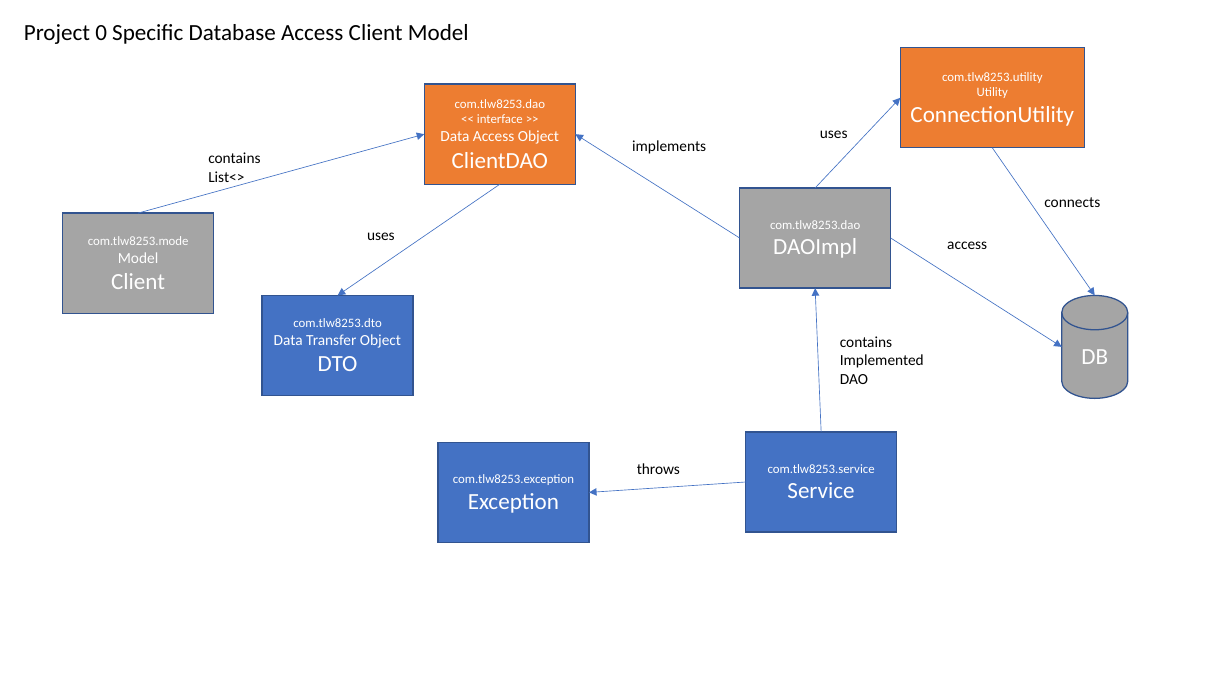
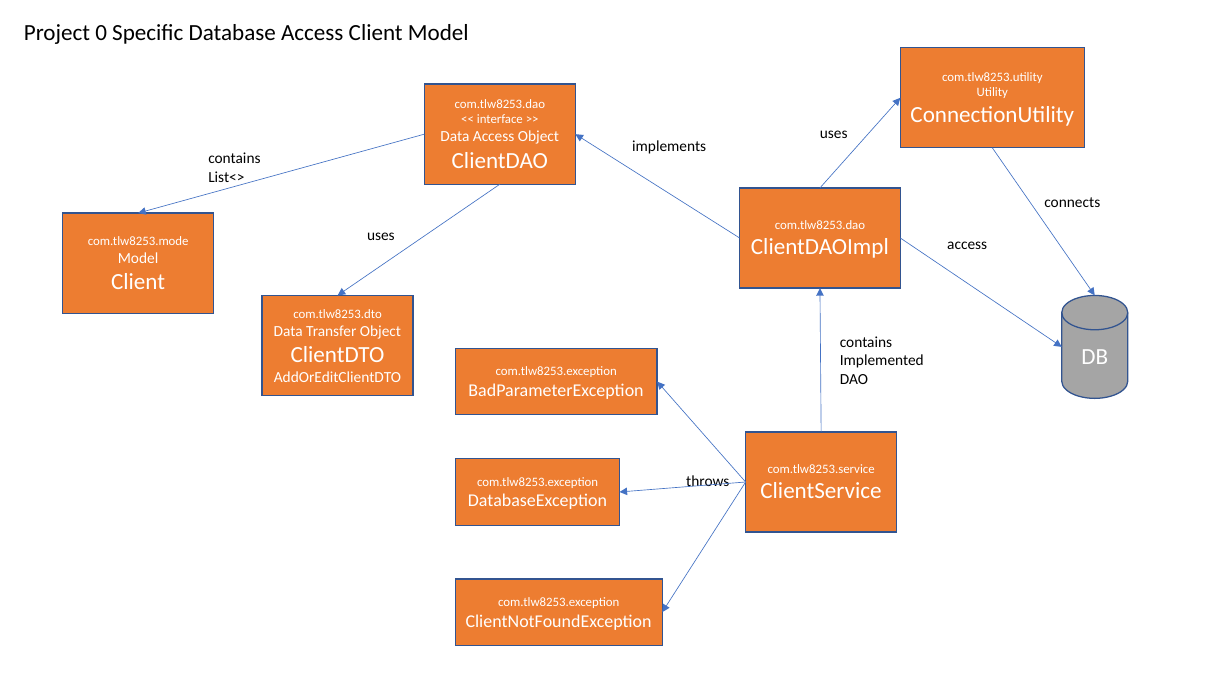
Before and after one commit to tlw8253/Project-0, a slide deck: slide 3 of docs/Project 0.pptx. Drawn at 1232x693 pixels with LibreOffice and Linux fonts; fonts in the diff are those of the drawing. Boxes give left, top, right and bottom in pixels: in the first picture for what was removed or moved away, otherwise in the second. Text is boxed around its words. In the diff, an @@ line names an element or a change of style, - is before the commit and + after.

Commit message:
20210801 updates to project files, client arch complete.

```diff
--- a/docs/Project 0.pptx
+++ b/docs/Project 0.pptx
@@ arrow moved from (815, 188) - (900, 98) to (820, 188) - (900, 98) @@
@@ arrow moved from (139, 213) - (424, 134) to (424, 134) - (139, 213) @@
@@ rectangle "com.tlw8253.dao" at (739,188,900,287): fill #A5A5A5 to #ED7D31 @@
@@ rectangle "com.tlw8253.dao": place and size @@
-rectangle "com.tlw8253.dao" at (739,188,890,287)
+rectangle "com.tlw8253.dao" at (739,188,900,287)
@@ rectangle "com.tlw8253.mode" at (63,213,213,313): fill #A5A5A5 to #ED7D31 @@
@@ text in rectangle at (751,238,889,258): text changed @@
-DAOImpl
+ClientDAOImpl
@@ arrow moved from (891, 238) - (1062, 347) to (900, 238) - (1062, 347) @@
@@ arrow moved from (822, 432) - (815, 288) to (822, 432) - (820, 288) @@
@@ text in rectangle at (274,346,401,382): text changed; size 18 to 12 pt @@
-DTO
+ClientDTO
+AddOrEditClientDTO
@@ fill #4472C4 to #ED7D31 in 3 elements at (262,296,413,396), (746,432,897,531), (456,348,658,415) @@
@@ rectangle "com.tlw8253.exception": place and size @@
-rectangle "com.tlw8253.exception" at (438,443,589,543)
+rectangle "com.tlw8253.exception" at (456,348,658,415)
@@ text in rectangle at (468,383,643,399): text changed; size 18 to 14 pt @@
-Exception
+BadParameterException
@@ arrow moved from (746, 482) - (589, 493) to (746, 482) - (657, 382) @@
@@ rectangle added at (456,459,619,526), fill #ED7D31, outline #325491 1 pt, 10 pt, text #FFFFFF @@
+com.tlw8253.exception
+DatabaseException
@@ text "throws": place and size @@
-text "throws" at (637,463,680,474)
+text "throws" at (686,475,729,487)
@@ arrow added from (746, 482) to (619, 492), #4472C4 0.5 pt @@
@@ arrow added from (746, 482) to (663, 613), #4472C4 0.5 pt @@
@@ text in rectangle at (760,482,881,498): text changed @@
-Service
+ClientService
@@ rectangle added at (456,579,663,646), fill #ED7D31, outline #325491 1 pt, 14 pt, text #FFFFFF @@
+com.tlw8253.exception
+ClientNotFoundException
```
Also in this commit, not shown: 17 other files.
